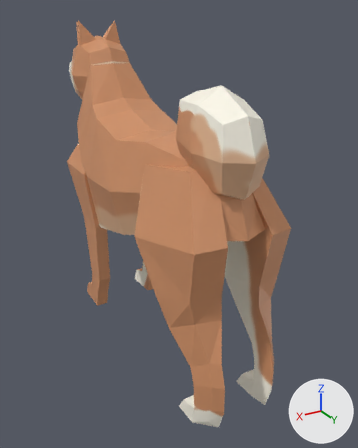
The Blender file assets/meshes/player.blend: old version first, new version second.
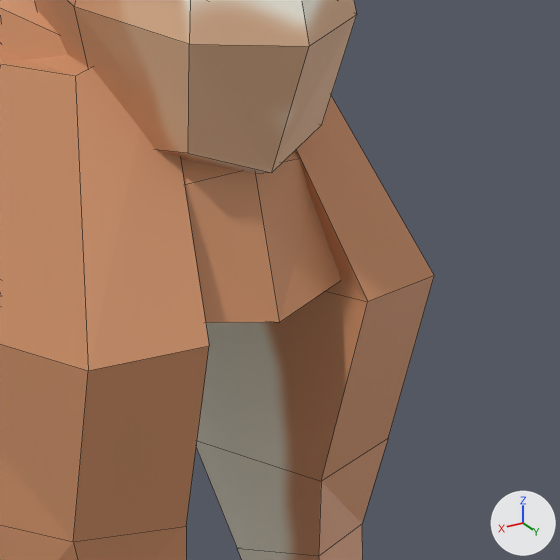
There are two pictures of each version: one whole from a 50 mm lens placed at (1.102, 2.196, 1.635), pointed at (-0.103, 0.188, 0.631), one close up on the part from 47% to 91% of the width and 34% to 69% of the height. Lighting does not change. The marker at lower right points along +X, +Y and +Z. The close-ups show mesh edges as thin lines.

Objects in the first close-up: 'Tail', 'back legs', 'body'.
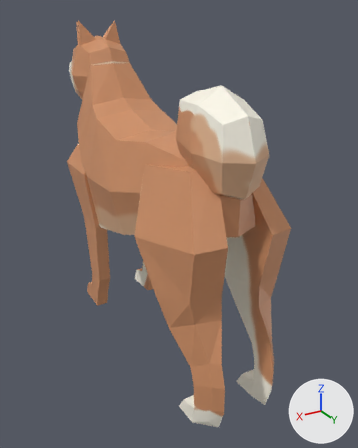
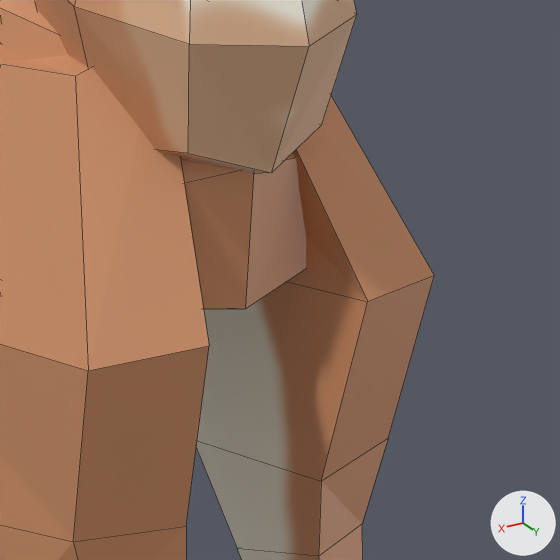
The change in detail:
me_cube_001 has 37 vertices, 28 faces and spans x 0.0..0.244, y -0.622..0.867, z 0.517..1.387.
me_cube_001 is used by ob_body; location (0.0, 0.0, 0.0).
Part 1, on me_cube_001:
Vertex 6 of me_cube_001 moves from (0.115, 0.837, 0.847) to (0.115, 0.777, 0.84).
Vertex 19 of me_cube_001 moves from (0.117, 0.778, 0.973) to (0.117, 0.77, 0.971).
Vertex 28 of me_cube_001 moves from (0.0, 0.867, 0.832) at pixel (279, 322) to (0.0, 0.808, 0.825) at pixel (245, 308).
Vertex 36 of me_cube_001 moves from (0.0, 0.811, 0.99) to (0.0, 0.81, 0.99).

Pixel boxes [x1, y1, x2, y2] of what changed, in the close-ups (560 x 560 px; the box of a moved part takes in the faces that stretch with it):
'body', reshaped
    before: [0, 0, 341, 323]
    after: [0, 0, 306, 309]
part 1 of me_cube_001, moved or reshaped
    before: [183, 151, 341, 323]
    after: [183, 153, 306, 309]
